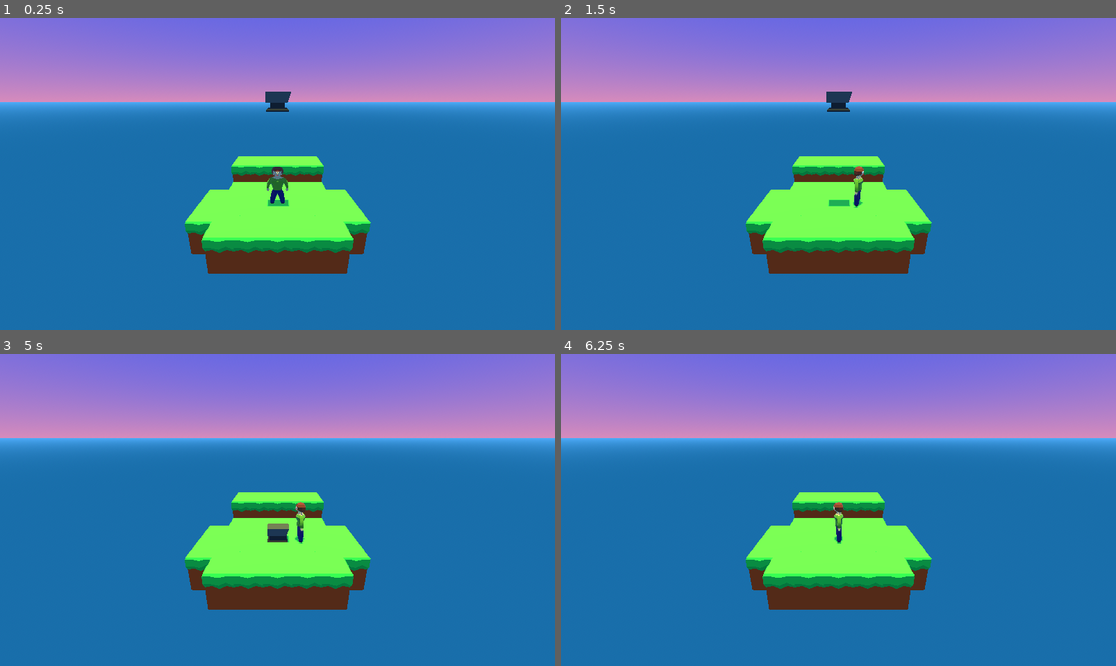
Above: before the commit, frames 1-4 (two rows, left to right).
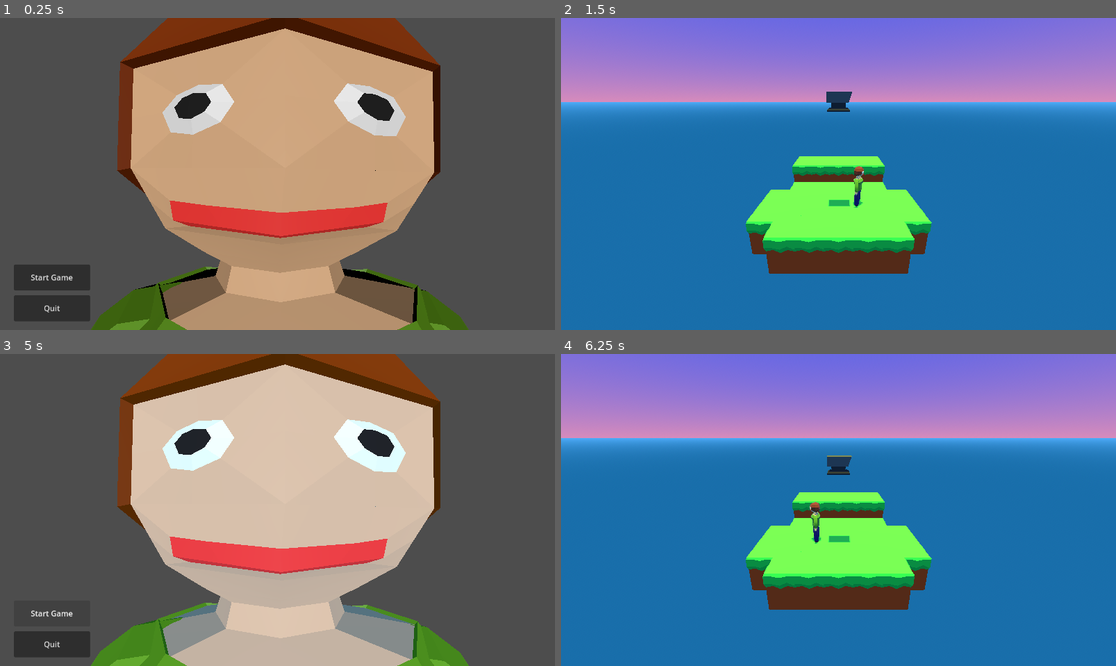
Above: after the commit, the same moments.

Repository: shamotte/rpg-death-jam
Game: Godot game, scene res://scenes/main_menu.tscn
Same seed, same stepped clock (60 frames per second), same inputs: the game is played once before the commit and once after it. Before the commit the project starts from res://scenes/main_scene.tscn.
Inputs (mouse positions are in pixels of both pictures, inside the frame that each line leads up to):
- Up to frame 1 (0.25 s): no input
- Up to frame 2 (1.5 s): click (610, 276) at 0.5 s, where only the run after the commit has a clickable "Start Game"; tap Enter at 1.25 s; hold Right (move_right) from 1.28 s (still down)
- Up to frame 3 (5 s): tap Space at 1.52, 2, 2.27, 3.5, 3.77, 4.52 s; release Right (move_right) at 2.03 s; hold Down (move_down) 2.03-2.78 s; tap Enter at 2.75, 4.25 s; hold Right (move_right) 2.78-3.53 s; hold Up (move_up) 3.53-4.28 s; hold Left (move_left) from 4.28 s (still down); tap Escape (cancel, bound only after the commit) at 4.9 s
- Up to frame 4 (6.25 s): release Left (move_left) at 5 s; click (610, 612) at 5 s, where only the run after the commit has a clickable "Start Game"; tap Space at 5.75, 6.02 s; hold Left (move_left) from 5.78 s (still down)

The runs differ from the first frame. In frame 1, 100% of the frame differs, in the area x 0-100%, y 0-100%; in frame 2, less than 0.1%; in frame 3, 100%; in frame 4, 0.6%.

Commit message:
Main menu

Diff:
--- a/objects/humand/human.tscn
+++ b/objects/humand/human.tscn
@@ -1,6 +1,156 @@
 [gd_scene load_steps=5 format=3 uid="uid://b2oopcb5mlwkb"]
 
 [ext_resource type="PackedScene" uid="uid://67dw5stm6qds" path="res://objects/player/human22.glb" id="1_q5vr2"]
+
+[sub_resource type="Animation" id="Animation_gjrb8"]
+length = 0.001
+tracks/0/type = "rotation_3d"
+tracks/0/imported = false
+tracks/0/enabled = true
+tracks/0/path = NodePath("Armature/Skeleton3D:Bone.03")
+tracks/0/interp = 1
+tracks/0/loop_wrap = true
+tracks/0/keys = PackedFloat32Array(0, 1, 2.20335e-06, -0.0013193, 0.00169491, 0.999998)
+tracks/1/type = "rotation_3d"
+tracks/1/imported = false
+tracks/1/enabled = true
+tracks/1/path = NodePath("Armature/Skeleton3D:Bone.02")
+tracks/1/interp = 1
+tracks/1/loop_wrap = true
+tracks/1/keys = PackedFloat32Array(0, 1, 1.15055e-07, 0.00268855, -0.00306423, 0.999992)
+tracks/2/type = "rotation_3d"
+tracks/2/imported = false
+tracks/2/enabled = true
+tracks/2/path = NodePath("Armature/Skeleton3D:Bone.00")
+tracks/2/interp = 1
+tracks/2/loop_wrap = true
+tracks/2/keys = PackedFloat32Array(0, 1, 0.000424907, -0.0220223, 0.0220235, 0.999515)
+tracks/3/type = "rotation_3d"
+tracks/3/imported = false
+tracks/3/enabled = true
+tracks/3/path = NodePath("Armature/Skeleton3D:Bone.04")
+tracks/3/interp = 1
+tracks/3/loop_wrap = true
+tracks/3/keys = PackedFloat32Array(0, 1, -0.000409343, 0.0248295, -0.0248338, 0.999383)
+tracks/4/type = "rotation_3d"
+tracks/4/imported = false
+tracks/4/enabled = true
+tracks/4/path = NodePath("Armature/Skeleton3D:Bone.17")
+tracks/4/interp = 1
+tracks/4/loop_wrap = true
+tracks/4/keys = PackedFloat32Array(0, 1, 0.50036, 0.499946, -0.498684, 0.501008)
+tracks/5/type = "rotation_3d"
+tracks/5/imported = false
+tracks/5/enabled = true
+tracks/5/path = NodePath("Armature/Skeleton3D:Bone.18")
+tracks/5/interp = 1
+tracks/5/loop_wrap = true
+tracks/5/keys = PackedFloat32Array(0, 1, 0.475248, -0.171599, -0.0947736, 0.857736)
+tracks/6/type = "rotation_3d"
+tracks/6/imported = false
+tracks/6/enabled = true
+tracks/6/path = NodePath("Armature/Skeleton3D:Bone.19")
+tracks/6/interp = 1
+tracks/6/loop_wrap = true
+tracks/6/keys = PackedFloat32Array(0, 1, 0.15761, 0.760196, 0.0837926, 0.624692)
+tracks/7/type = "rotation_3d"
+tracks/7/imported = false
+tracks/7/enabled = true
+tracks/7/path = NodePath("Armature/Skeleton3D:Bone.20")
+tracks/7/interp = 1
+tracks/7/loop_wrap = true
+tracks/7/keys = PackedFloat32Array(0, 1, 0.00972937, 0.0865176, 0.086299, 0.992458)
+tracks/8/type = "rotation_3d"
+tracks/8/imported = false
+tracks/8/enabled = true
+tracks/8/path = NodePath("Armature/Skeleton3D:Bone.21")
+tracks/8/interp = 1
+tracks/8/loop_wrap = true
+tracks/8/keys = PackedFloat32Array(0, 1, -0.00303869, -0.00746412, -0.0925888, 0.995672)
+tracks/9/type = "rotation_3d"
+tracks/9/imported = false
+tracks/9/enabled = true
+tracks/9/path = NodePath("Armature/Skeleton3D:Bone.22")
+tracks/9/interp = 1
+tracks/9/loop_wrap = true
+tracks/9/keys = PackedFloat32Array(0, 1, -0.287934, 0.377711, 0.553943, 0.683795)
+tracks/10/type = "rotation_3d"
+tracks/10/imported = false
+tracks/10/enabled = true
+tracks/10/path = NodePath("Armature/Skeleton3D:Bone.08")
+tracks/10/interp = 1
+tracks/10/loop_wrap = true
+tracks/10/keys = PackedFloat32Array(0, 1, 0.5004, -0.499984, 0.501382, 0.498229)
+tracks/11/type = "rotation_3d"
+tracks/11/imported = false
+tracks/11/enabled = true
+tracks/11/path = NodePath("Armature/Skeleton3D:Bone.09")
+tracks/11/interp = 1
+tracks/11/loop_wrap = true
+tracks/11/keys = PackedFloat32Array(0, 1, 0.510085, -0.278337, -0.273596, 0.766477)
+tracks/12/type = "rotation_3d"
+tracks/12/imported = false
+tracks/12/enabled = true
+tracks/12/path = NodePath("Armature/Skeleton3D:Bone.10")
+tracks/12/interp = 1
+tracks/12/loop_wrap = true
+tracks/12/keys = PackedFloat32Array(0, 1, 0.107172, -0.291018, 0.125427, 0.942386)
+tracks/13/type = "rotation_3d"
+tracks/13/imported = false
+tracks/13/enabled = true
+tracks/13/path = NodePath("Armature/Skeleton3D:Bone.11")
+tracks/13/interp = 1
+tracks/13/loop_wrap = true
+tracks/13/keys = PackedFloat32Array(0, 1, -0.0617624, -0.0919783, -0.223723, 0.968335)
+tracks/14/type = "rotation_3d"
+tracks/14/imported = false
+tracks/14/enabled = true
+tracks/14/path = NodePath("Armature/Skeleton3D:Bone.12")
+tracks/14/interp = 1
+tracks/14/loop_wrap = true
+tracks/14/keys = PackedFloat32Array(0, 1, -0.00475148, 0.0735212, 0.0478461, 0.996134)
+tracks/15/type = "rotation_3d"
+tracks/15/imported = false
+tracks/15/enabled = true
+tracks/15/path = NodePath("Armature/Skeleton3D:Bone.13")
+tracks/15/interp = 1
+tracks/15/loop_wrap = true
+tracks/15/keys = PackedFloat32Array(0, 1, -0.371894, -0.486436, -0.496007, 0.615673)
+tracks/16/type = "rotation_3d"
+tracks/16/imported = false
+tracks/16/enabled = true
+tracks/16/path = NodePath("Armature/Skeleton3D:Bone.06")
+tracks/16/interp = 1
+tracks/16/loop_wrap = true
+tracks/16/keys = PackedFloat32Array(0, 1, 0.968293, -0.176637, 0.173707, 0.0321691)
+tracks/17/type = "rotation_3d"
+tracks/17/imported = false
+tracks/17/enabled = true
+tracks/17/path = NodePath("Armature/Skeleton3D:Bone.07")
+tracks/17/interp = 1
+tracks/17/loop_wrap = true
+tracks/17/keys = PackedFloat32Array(0, 1, 0.0271817, -0.10475, -0.105536, 0.988509)
+tracks/18/type = "rotation_3d"
+tracks/18/imported = false
+tracks/18/enabled = true
+tracks/18/path = NodePath("Armature/Skeleton3D:Bone.15")
+tracks/18/interp = 1
+tracks/18/loop_wrap = true
+tracks/18/keys = PackedFloat32Array(0, 1, 0.968424, 0.173438, -0.176369, 0.0311139)
+tracks/19/type = "rotation_3d"
+tracks/19/imported = false
+tracks/19/enabled = true
+tracks/19/path = NodePath("Armature/Skeleton3D:Bone.16")
+tracks/19/interp = 1
+tracks/19/loop_wrap = true
+tracks/19/keys = PackedFloat32Array(0, 1, 0.0270474, 0.104756, 0.105015, 0.988568)
+tracks/20/type = "rotation_3d"
+tracks/20/imported = false
+tracks/20/enabled = true
+tracks/20/path = NodePath("Armature/Skeleton3D:neutral_bone")
+tracks/20/interp = 1
+tracks/20/loop_wrap = true
+tracks/20/keys = PackedFloat32Array(0, 1, -0.707107, 0, 0, 0.707107)
 
 [sub_resource type="Animation" id="Animation_13g7y"]
 resource_name = "test'"
@@ -152,156 +302,6 @@
 tracks/20/loop_wrap = true
 tracks/20/keys = PackedFloat32Array(0, 1, -0.707107, 0, 0, 0.707107)
 
-[sub_resource type="Animation" id="Animation_gjrb8"]
-length = 0.001
-tracks/0/type = "rotation_3d"
-tracks/0/imported = false
-tracks/0/enabled = true
-tracks/0/path = NodePath("Armature/Skeleton3D:Bone.03")
-tracks/0/interp = 1
-tracks/0/loop_wrap = true
-tracks/0/keys = PackedFloat32Array(0, 1, 2.20335e-06, -0.0013193, 0.00169491, 0.999998)
-tracks/1/type = "rotation_3d"
-tracks/1/imported = false
-tracks/1/enabled = true
-tracks/1/path = NodePath("Armature/Skeleton3D:Bone.02")
-tracks/1/interp = 1
-tracks/1/loop_wrap = true
-tracks/1/keys = PackedFloat32Array(0, 1, 1.15055e-07, 0.00268855, -0.00306423, 0.999992)
-tracks/2/type = "rotation_3d"
-tracks/2/imported = false
-tracks/2/enabled = true
-tracks/2/path = NodePath("Armature/Skeleton3D:Bone.00")
-tracks/2/interp = 1
-tracks/2/loop_wrap = true
-tracks/2/keys = PackedFloat32Array(0, 1, 0.000424907, -0.0220223, 0.0220235, 0.999515)
-tracks/3/type = "rotation_3d"
-tracks/3/imported = false
-tracks/3/enabled = true
-tracks/3/path = NodePath("Armature/Skeleton3D:Bone.04")
-tracks/3/interp = 1
-tracks/3/loop_wrap = true
-tracks/3/keys = PackedFloat32Array(0, 1, -0.000409343, 0.0248295, -0.0248338, 0.999383)
-tracks/4/type = "rotation_3d"
-tracks/4/imported = false
-tracks/4/enabled = true
-tracks/4/path = NodePath("Armature/Skeleton3D:Bone.17")
-tracks/4/interp = 1
-tracks/4/loop_wrap = true
-tracks/4/keys = PackedFloat32Array(0, 1, 0.50036, 0.499946, -0.498684, 0.501008)
-tracks/5/type = "rotation_3d"
-tracks/5/imported = false
-tracks/5/enabled = true
-tracks/5/path = NodePath("Armature/Skeleton3D:Bone.18")
-tracks/5/interp = 1
-tracks/5/loop_wrap = true
-tracks/5/keys = PackedFloat32Array(0, 1, 0.475248, -0.171599, -0.0947736, 0.857736)
-tracks/6/type = "rotation_3d"
-tracks/6/imported = false
-tracks/6/enabled = true
-tracks/6/path = NodePath("Armature/Skeleton3D:Bone.19")
-tracks/6/interp = 1
-tracks/6/loop_wrap = true
-tracks/6/keys = PackedFloat32Array(0, 1, 0.15761, 0.760196, 0.0837926, 0.624692)
-tracks/7/type = "rotation_3d"
-tracks/7/imported = false
-tracks/7/enabled = true
-tracks/7/path = NodePath("Armature/Skeleton3D:Bone.20")
-tracks/7/interp = 1
-tracks/7/loop_wrap = true
-tracks/7/keys = PackedFloat32Array(0, 1, 0.00972937, 0.0865176, 0.086299, 0.992458)
-tracks/8/type = "rotation_3d"
-tracks/8/imported = false
-tracks/8/enabled = true
-tracks/8/path = NodePath("Armature/Skeleton3D:Bone.21")
-tracks/8/interp = 1
-tracks/8/loop_wrap = true
-tracks/8/keys = PackedFloat32Array(0, 1, -0.00303869, -0.00746412, -0.0925888, 0.995672)
-tracks/9/type = "rotation_3d"
-tracks/9/imported = false
-tracks/9/enabled = true
-tracks/9/path = NodePath("Armature/Skeleton3D:Bone.22")
-tracks/9/interp = 1
-tracks/9/loop_wrap = true
-tracks/9/keys = PackedFloat32Array(0, 1, -0.287934, 0.377711, 0.553943, 0.683795)
-tracks/10/type = "rotation_3d"
-tracks/10/imported = false
-tracks/10/enabled = true
-tracks/10/path = NodePath("Armature/Skeleton3D:Bone.08")
-tracks/10/interp = 1
-tracks/10/loop_wrap = true
-tracks/10/keys = PackedFloat32Array(0, 1, 0.5004, -0.499984, 0.501382, 0.498229)
-tracks/11/type = "rotation_3d"
-tracks/11/imported = false
-tracks/11/enabled = true
-tracks/11/path = NodePath("Armature/Skeleton3D:Bone.09")
-tracks/11/interp = 1
-tracks/11/loop_wrap = true
-tracks/11/keys = PackedFloat32Array(0, 1, 0.510085, -0.278337, -0.273596, 0.766477)
-tracks/12/type = "rotation_3d"
-tracks/12/imported = false
-tracks/12/enabled = true
-tracks/12/path = NodePath("Armature/Skeleton3D:Bone.10")
-tracks/12/interp = 1
-tracks/12/loop_wrap = true
-tracks/12/keys = PackedFloat32Array(0, 1, 0.107172, -0.291018, 0.125427, 0.942386)
-tracks/13/type = "rotation_3d"
-tracks/13/imported = false
-tracks/13/enabled = true
-tracks/13/path = NodePath("Armature/Skeleton3D:Bone.11")
-tracks/13/interp = 1
-tracks/13/loop_wrap = true
-tracks/13/keys = PackedFloat32Array(0, 1, -0.0617624, -0.0919783, -0.223723, 0.968335)
-tracks/14/type = "rotation_3d"
-tracks/14/imported = false
-tracks/14/enabled = true
-tracks/14/path = NodePath("Armature/Skeleton3D:Bone.12")
-tracks/14/interp = 1
-tracks/14/loop_wrap = true
-tracks/14/keys = PackedFloat32Array(0, 1, -0.00475148, 0.0735212, 0.0478461, 0.996134)
-tracks/15/type = "rotation_3d"
-tracks/15/imported = false
-tracks/15/enabled = true
-tracks/15/path = NodePath("Armature/Skeleton3D:Bone.13")
-tracks/15/interp = 1
-tracks/15/loop_wrap = true
-tracks/15/keys = PackedFloat32Array(0, 1, -0.371894, -0.486436, -0.496007, 0.615673)
-tracks/16/type = "rotation_3d"
-tracks/16/imported = false
-tracks/16/enabled = true
-tracks/16/path = NodePath("Armature/Skeleton3D:Bone.06")
-tracks/16/interp = 1
-tracks/16/loop_wrap = true
-tracks/16/keys = PackedFloat32Array(0, 1, 0.968293, -0.176637, 0.173707, 0.0321691)
-tracks/17/type = "rotation_3d"
-tracks/17/imported = false
-tracks/17/enabled = true
-tracks/17/path = NodePath("Armature/Skeleton3D:Bone.07")
-tracks/17/interp = 1
-tracks/17/loop_wrap = true
-tracks/17/keys = PackedFloat32Array(0, 1, 0.0271817, -0.10475, -0.105536, 0.988509)
-tracks/18/type = "rotation_3d"
-tracks/18/imported = false
-tracks/18/enabled = true
-tracks/18/path = NodePath("Armature/Skeleton3D:Bone.15")
-tracks/18/interp = 1
-tracks/18/loop_wrap = true
-tracks/18/keys = PackedFloat32Array(0, 1, 0.968424, 0.173438, -0.176369, 0.0311139)
-tracks/19/type = "rotation_3d"
-tracks/19/imported = false
-tracks/19/enabled = true
-tracks/19/path = NodePath("Armature/Skeleton3D:Bone.16")
-tracks/19/interp = 1
-tracks/19/loop_wrap = true
-tracks/19/keys = PackedFloat32Array(0, 1, 0.0270474, 0.104756, 0.105015, 0.988568)
-tracks/20/type = "rotation_3d"
-tracks/20/imported = false
-tracks/20/enabled = true
-tracks/20/path = NodePath("Armature/Skeleton3D:neutral_bone")
-tracks/20/interp = 1
-tracks/20/loop_wrap = true
-tracks/20/keys = PackedFloat32Array(0, 1, -0.707107, 0, 0, 0.707107)
-
 [sub_resource type="AnimationLibrary" id="AnimationLibrary_qnq1n"]
 _data = {
 "RESET": SubResource("Animation_gjrb8"),
@@ -314,7 +314,7 @@
 bones/0/rest = Transform3D(0.999991, -0.00338981, -0.00263858, 0.0033898, 0.999994, -8.87887e-06, 0.00263859, -6.54713e-08, 0.999996, -0.00275923, -0.525393, 4.0055e-07)
 bones/0/rotation = Quaternion(2.20335e-06, -0.0013193, 0.00169491, 0.999998)
 bones/1/rest = Transform3D(0.999967, 0.00612841, 0.00537706, -0.00612841, 0.999981, -1.67068e-05, -0.00537706, -1.62466e-05, 0.999985, 5.63628e-10, 0.933685, -1.47793e-12)
-bones/1/rotation = Quaternion(1.15055e-07, 0.00268855, -0.00306423, 0.999992)
+bones/1/rotation = Quaternion(1.15054e-07, 0.00268855, -0.00306423, 0.999992)
 bones/1/scale = Vector3(1, 1, 1)
 bones/2/rest = Transform3D(0.99806, -0.0440444, -0.0440045, 0.0440069, 0.99903, -0.00181942, 0.0440419, -0.000120614, 0.99903, -3.83293e-10, 0.898869, 9.9476e-14)
 bones/2/rotation = Quaternion(0.000424907, -0.0220223, 0.0220235, 0.999515)
@@ -363,6 +363,7 @@
 bones/18/scale = Vector3(1, 1, 1)
 bones/19/rest = Transform3D(0.955996, -0.201962, 0.212797, 0.213295, 0.976481, -0.0314746, -0.201436, 0.0754782, 0.976589, 4.07887e-08, 1.09859, -2.50392e-08)
 bones/19/rotation = Quaternion(0.0270474, 0.104756, 0.105015, 0.988568)
+bones/20/rotation = Quaternion(-0.707107, 0, 0, 0.707107)
 
 [node name="AnimationPlayer" type="AnimationPlayer" parent="." index="2"]
 libraries = {
--- a/project.godot
+++ b/project.godot
@@ -11,7 +11,7 @@
 [application]
 
 config/name="rpg-death-jam"
-run/main_scene="res://scenes/main_scene.tscn"
+run/main_scene="res://scenes/main_menu.tscn"
 config/features=PackedStringArray("4.3", "Forward Plus")
 config/icon="res://icon.svg"
 
@@ -45,6 +45,11 @@
 , Object(InputEventKey,"resource_local_to_scene":false,"resource_name":"","device":-1,"window_id":0,"alt_pressed":false …(183 unchanged characters)…
 ]
 }
+cancel={
+"deadzone": 0.5,
+"events": [Object(InputEventKey,"resource_local_to_scene":false,"resource_name":"","device":-1,"window_id":0,"alt_pressed":false,"shift_pressed":false,"ctrl_pressed":false,"meta_pressed":false,"pressed":false,"keycode":0,"physical_keycode":4194305,"key_label":0,"unicode":0,"location":0,"echo":false,"script":null)
+]
+}
 
 [rendering]
 
--- /dev/null
+++ b/scenes/main_menu.gd
@@ -0,0 +1,7 @@
+extends Node3D
+
+func _on_button_pressed() -> void:
+	get_tree().change_scene_to_file("res://scenes/main_scene.tscn")
+
+func _on_exit_pressed() -> void:
+	get_tree().quit()
--- /dev/null
+++ b/scenes/main_menu.tscn
@@ -0,0 +1,42 @@
+[gd_scene load_steps=3 format=3 uid="uid://b38p6p4m7hoch"]
+
+[ext_resource type="Script" path="res://scenes/main_menu.gd" id="1_p8tws"]
+[ext_resource type="PackedScene" uid="uid://67dw5stm6qds" path="res://objects/player/human22.glb" id="2_hh31q"]
+
+[node name="MainMenu" type="Node3D"]
+script = ExtResource("1_p8tws")
+
+[node name="human22" parent="." instance=ExtResource("2_hh31q")]
+transform = Transform3D(1, 0, 0, 0, 1, 0, 0, 0, 1, -0.176094, 0, -0.439973)
+
+[node name="Camera3D" type="Camera3D" parent="."]
+transform = Transform3D(1, 0, 0, 0, 1, 0, 0, 0, 1, -0.195, 1.774, 0.61)
+
+[node name="Control" type="Control" parent="."]
+layout_mode = 3
+anchors_preset = 0
+offset_right = 40.0
+offset_bottom = 40.0
+
+[node name="CanvasLayer" type="CanvasLayer" parent="."]
+
+[node name="StartGame" type="Button" parent="CanvasLayer"]
+offset_left = 29.0
+offset_top = 512.0
+offset_right = 187.0
+offset_bottom = 566.0
+text = "Start Game"
+
+[node name="Exit" type="Button" parent="CanvasLayer"]
+offset_left = 29.0
+offset_top = 576.0
+offset_right = 187.0
+offset_bottom = 630.0
+text = "Quit
+"
+
+[node name="DirectionalLight3D" type="DirectionalLight3D" parent="."]
+transform = Transform3D(1, 0, 0, 0, 1, 0, 0, 0, 1, 0, 5.77833, 14.7559)
+
+[connection signal="pressed" from="CanvasLayer/StartGame" to="." method="_on_button_pressed"]
+[connection signal="pressed" from="CanvasLayer/Exit" to="." method="_on_exit_pressed"]
--- a/scenes/main_scene.tscn
+++ b/scenes/main_scene.tscn
@@ -1,9 +1,10 @@
-[gd_scene load_steps=10 format=3 uid="uid://clorfymsvn4ce"]
+[gd_scene load_steps=11 format=3 uid="uid://clorfymsvn4ce"]
 
 [ext_resource type="PackedScene" uid="uid://dsb6ht1p8ipaj" path="res://objects/ground_tile/ground_tile.gltf" id="1_1pf76"]
 [ext_resource type="PackedScene" uid="uid://xeoyjwfjd2s3" path="res://objects/anvil/anvil.tscn" id="1_abngx"]
 [ext_resource type="PackedScene" uid="uid://cxo04kudaw137" path="res://objects/player/player.tscn" id="2_6u2a3"]
 [ext_resource type="PackedScene" uid="uid://kcne7vfwqlht" path="res://objects/anvil/anvil_activator.tscn" id="3_x5n1l"]
+[ext_resource type="PackedScene" uid="uid://3wt40i73oolg" path="res://ui/quit.tscn" id="5_y0fn4"]
 
 [sub_resource type="ProceduralSkyMaterial" id="ProceduralSkyMaterial_x8kc5"]
 sky_top_color = Color(0.283913, 0.367826, 0.934389, 1)
@@ -238,3 +239,5 @@
 [node name="AnvilActivator" parent="." node_paths=PackedStringArray("anvil") instance=ExtResource("3_x5n1l")]
 transform = Transform3D(1, 0, 0, 0, 1, 0, 0, 0, 1, 1.96642, 2.38419e-07, 2.25768)
 anvil = NodePath("../Anvil")
+
+[node name="Quit" parent="." instance=ExtResource("5_y0fn4")]
--- /dev/null
+++ b/scripts/quit.gd
@@ -0,0 +1,5 @@
+extends Node
+
+func _input(event):
+	if event.is_action_pressed("cancel"):
+		get_tree().change_scene_to_file("res://scenes/main_menu.tscn")
--- /dev/null
+++ b/ui/quit.tscn
@@ -0,0 +1,6 @@
+[gd_scene load_steps=2 format=3 uid="uid://3wt40i73oolg"]
+
+[ext_resource type="Script" path="res://scripts/quit.gd" id="1_0yl2a"]
+
+[node name="Quit" type="Node3D"]
+script = ExtResource("1_0yl2a")
